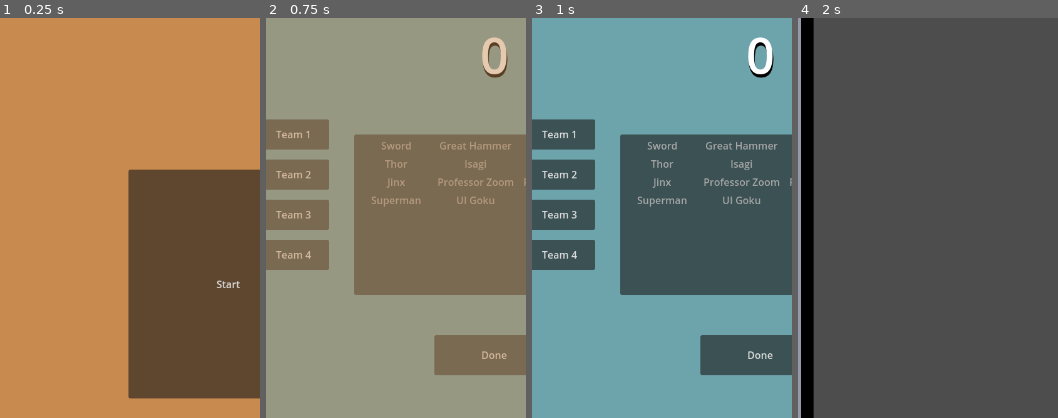
Above: before the commit, frames 1-4 (left to right).
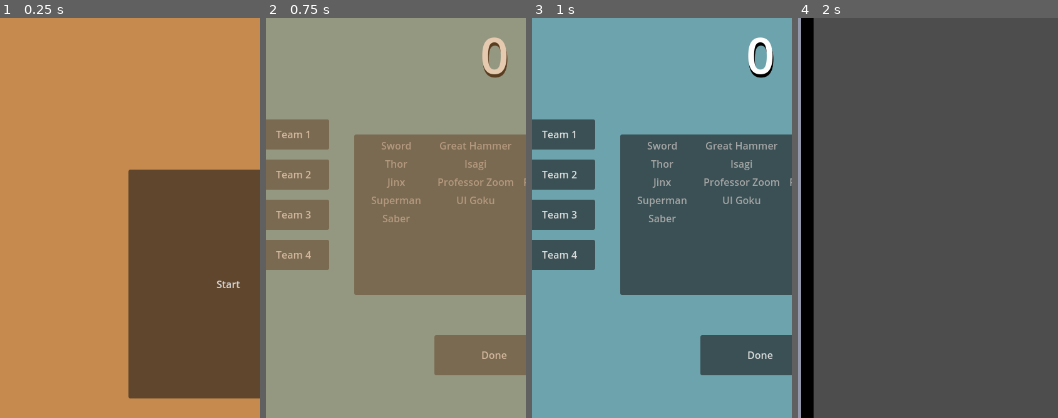
Above: after the commit, the same moments.

Repository: Odeguy/ball-fighting
Game: Godot game, scene res://game_main.tscn
The game is run twice, just before and just after one commit, with the same random seed, the same clock (stepped at 60 frames per second) and the same inputs.
Inputs:
- Up to frame 1 (0.25 s): no input
- Up to frame 2 (0.75 s): click "Start" at 0.5 s
- Up to frame 3 (1 s): no input
- Up to frame 4 (2 s): click "Done" at 1.25 s
The pictures show only the part of the screen within x 6-56%, y 6-56%; the shares and areas given below are measured in that part.

The runs differ from the first frame. In frame 2, less than 0.1% of the frame differs, in the area x 45-56%, y 49-51%; in frame 3, 0.1%; in frame 4, less than 0.1%.

Commit message:
burst series progress 1

Diff:
--- a/ball.tscn
+++ b/ball.tscn
@@ -103,6 +103,8 @@
 theme_override_styles/panel = SubResource("StyleBoxFlat_x8fbi")
 metadata/_edit_use_anchors_ = true
 
+[node name="AudioStreamPlayer2D" type="AudioStreamPlayer2D" parent="RigidBody2D/Sensory Field"]
+
 [node name="AvgDmg" type="Label" parent="."]
 z_index = 4096
 z_as_relative = false
--- a/ball_script.gd
+++ b/ball_script.gd
@@ -21,6 +21,7 @@
 @export var center_force: bool
 @export_enum("time_field", "attack_field", "dodge_field") var field_type: String
 @export var time_factor: int
+@export_enum("blast", "laser", "area") var burst_type: String
 var center: Vector2
 var arena_origin: Vector2
 var arena_size: Vector2
@@ -89,7 +90,7 @@
 func get_velocity_mag() -> int:
 	return $RigidBody2D.linear_velocity.length()
 
-func damage_effect(num: int):
+func damage_effect(num: int) -> void:
 	var effect = RichTextLabel.new()
 	$AudioStreamPlayer2D.stop()
 	$AudioStreamPlayer2D.play()
--- a/balls.json
+++ b/balls.json
@@ -10,5 +10,7 @@
 	"Rebirth Flash": "res://balls/rebirth_flash_ball.tscn",
 	"Superman": "res://balls/superman_ball.tscn",
 	"UI Goku": "res://balls/ui_goku_ball.tscn",
-	"The Enigma": "res://balls/the_enigma_ball.tscn"
+	"The Enigma": "res://balls/the_enigma_ball.tscn",
+
+	"Saber": "res://burst_series/saber_ball.tscn"
 }
--- a/balls/rebirth_flash_ball.tscn
+++ b/balls/rebirth_flash_ball.tscn
@@ -2,7 +2,7 @@
 
 [ext_resource type="PackedScene" uid="uid://vncgfvhdwod8" path="res://ball.tscn" id="1_1u15m"]
 [ext_resource type="AudioStream" uid="uid://cxnutgjeel0i5" path="res://sounds/flash.mp3" id="2_i5rss"]
-[ext_resource type="Shader" uid="uid://b6feltswonh0h" path="res://balls/pulse.gdshader" id="3_i5rss"]
+[ext_resource type="Shader" uid="uid://b6feltswonh0h" path="res://shaders/pulse.gdshader" id="3_i5rss"]
 
 [sub_resource type="ShaderMaterial" id="ShaderMaterial_i5rss"]
 shader = ExtResource("3_i5rss")
--- a/balls/ui_goku_ball.tscn
+++ b/balls/ui_goku_ball.tscn
@@ -3,7 +3,7 @@
 [ext_resource type="PackedScene" uid="uid://vncgfvhdwod8" path="res://ball.tscn" id="1_m65ug"]
 [ext_resource type="AudioStream" uid="uid://bagqclcokcgmp" path="res://sounds/dragon-ball-z-heavy-punch.mp3" id="2_m65ug"]
 [ext_resource type="AudioStream" uid="uid://djenups4e0ead" path="res://sounds/teleport-dbz-sound-effect-made-with-Voicemod.mp3" id="3_fhyl4"]
-[ext_resource type="Shader" uid="uid://b6feltswonh0h" path="res://balls/pulse.gdshader" id="3_h7wsn"]
+[ext_resource type="Shader" uid="uid://b6feltswonh0h" path="res://shaders/pulse.gdshader" id="3_h7wsn"]
 
 [sub_resource type="StyleBoxFlat" id="StyleBoxFlat_qwcmg"]
 resource_local_to_scene = true
@@ -65,5 +65,5 @@
 material = SubResource("ShaderMaterial_h7wsn")
 theme_override_styles/panel = SubResource("StyleBoxFlat_fhyl4")
 
-[node name="AudioStreamPlayer2D" type="AudioStreamPlayer2D" parent="RigidBody2D/Sensory Field" index="2"]
+[node name="AudioStreamPlayer2D" parent="RigidBody2D/Sensory Field" index="2"]
 stream = ExtResource("3_fhyl4")
--- /dev/null
+++ b/burst.tscn
@@ -0,0 +1,28 @@
+[gd_scene load_steps=4 format=3 uid="uid://bl4g66wpb37wv"]
+
+[ext_resource type="Script" uid="uid://bkbbk6vxp3fbl" path="res://burst_script.gd" id="1_27hfr"]
+[ext_resource type="Texture2D" uid="uid://br6i2ra15iid1" path="res://effects/flash-bolt-hi_png.png" id="2_n3e2s"]
+
+[sub_resource type="Environment" id="Environment_n3e2s"]
+background_mode = 3
+glow_enabled = true
+glow_bloom = 1.0
+
+[node name="burst" type="Node2D"]
+script = ExtResource("1_27hfr")
+
+[node name="AreaDetector" type="Area2D" parent="."]
+
+[node name="Particles" type="GPUParticles2D" parent="."]
+
+[node name="TextureRect" type="TextureRect" parent="."]
+offset_left = 8.0
+offset_top = 48.0
+offset_right = 760.0
+offset_bottom = 744.0
+texture = ExtResource("2_n3e2s")
+
+[node name="WorldEnvironment" type="WorldEnvironment" parent="."]
+environment = SubResource("Environment_n3e2s")
+
+[node name="AudioStreamPlayer2D" type="AudioStreamPlayer2D" parent="."]
--- /dev/null
+++ b/burst_ball.tscn
@@ -0,0 +1,159 @@
+[gd_scene load_steps=21 format=3 uid="uid://eaa5byxjqno7"]
+
+[ext_resource type="PackedScene" uid="uid://vncgfvhdwod8" path="res://ball.tscn" id="1_656sk"]
+[ext_resource type="Script" uid="uid://bjv2jjyp3ye32" path="res://burst_ball_script.gd" id="2_qcnfi"]
+[ext_resource type="Shader" uid="uid://cw3umwc13bvty" path="res://shaders/flowing_circles.gdshader" id="3_qcnfi"]
+[ext_resource type="FontFile" uid="uid://dj3iqqjqchyt3" path="res://fonts/Super Squad.otf" id="4_wf8a6"]
+[ext_resource type="Texture2D" uid="uid://cguwf586k5wn1" path="res://particles/offset_glow.png" id="5_dlrde"]
+
+[sub_resource type="StyleBoxFlat" id="StyleBoxFlat_wf8a6"]
+resource_local_to_scene = true
+bg_color = Color(0, 0, 0, 1)
+border_color = Color(0, 0, 0, 1)
+border_blend = true
+corner_radius_top_left = 999
+corner_radius_top_right = 999
+corner_radius_bottom_right = 999
+corner_radius_bottom_left = 999
+
+[sub_resource type="CircleShape2D" id="CircleShape2D_dlrde"]
+resource_local_to_scene = true
+
+[sub_resource type="CanvasItemMaterial" id="CanvasItemMaterial_wo3ve"]
+blend_mode = 1
+
+[sub_resource type="Gradient" id="Gradient_dlrde"]
+colors = PackedColorArray(0.364706, 1, 1, 1, 0.898039, 0.87451, 0, 1)
+
+[sub_resource type="GradientTexture1D" id="GradientTexture1D_wo3ve"]
+gradient = SubResource("Gradient_dlrde")
+
+[sub_resource type="ParticleProcessMaterial" id="ParticleProcessMaterial_0h20u"]
+particle_flag_disable_z = true
+emission_shape_offset = Vector3(0, -50, 0)
+emission_shape = 2
+emission_sphere_radius = 106.95
+initial_velocity_min = -50.0
+initial_velocity_max = 50.0
+angular_velocity_min = -100.0
+angular_velocity_max = 100.0
+orbit_velocity_min = 9.49949e-08
+orbit_velocity_max = 9.49949e-08
+gravity = Vector3(0, -98, 0)
+scale_max = 1.5
+color_ramp = SubResource("GradientTexture1D_wo3ve")
+turbulence_enabled = true
+turbulence_noise_scale = 6.69
+sub_emitter_mode = 1
+sub_emitter_frequency = 4.0
+sub_emitter_keep_velocity = true
+
+[sub_resource type="StyleBoxFlat" id="StyleBoxFlat_656sk"]
+bg_color = Color(0, 0, 0, 1)
+
+[sub_resource type="StyleBoxFlat" id="StyleBoxFlat_qcnfi"]
+bg_color = Color(1, 1, 1, 1)
+
+[sub_resource type="Gradient" id="Gradient_qcnfi"]
+offsets = PackedFloat32Array(0, 0.564706, 1)
+colors = PackedColorArray(1, 0, 0, 1, 0, 1, 0, 1, 0, 0, 1, 1)
+
+[sub_resource type="GradientTexture2D" id="GradientTexture2D_wf8a6"]
+gradient = SubResource("Gradient_qcnfi")
+use_hdr = true
+fill_from = Vector2(0.345455, 0.451515)
+fill_to = Vector2(0.806061, 0.463636)
+
+[sub_resource type="ShaderMaterial" id="ShaderMaterial_wf8a6"]
+shader = ExtResource("3_qcnfi")
+shader_parameter/gradient = SubResource("GradientTexture2D_wf8a6")
+shader_parameter/circle_color = Color(0.898039, 0.87451, 0, 1)
+shader_parameter/circle_multiplier = 10.0
+shader_parameter/speed = 2.0
+shader_parameter/direction = Vector2(1, 1)
+shader_parameter/rotation = Transform2D(1, -1, 1, 1, 0, 0)
+
+[sub_resource type="StyleBoxFlat" id="StyleBoxFlat_dlrde"]
+
+[sub_resource type="Gradient" id="Gradient_wf8a6"]
+
+[sub_resource type="GradientTexture2D" id="GradientTexture2D_dlrde"]
+gradient = SubResource("Gradient_wf8a6")
+fill_from = Vector2(0.387879, 0.554545)
+fill_to = Vector2(0.836364, 0.530303)
+
+[sub_resource type="ShaderMaterial" id="ShaderMaterial_wo3ve"]
+shader = ExtResource("3_qcnfi")
+shader_parameter/gradient = SubResource("GradientTexture2D_dlrde")
+shader_parameter/circle_color = Color(0.364706, 1, 1, 1)
+shader_parameter/circle_multiplier = 10.0
+shader_parameter/speed = 1.0
+shader_parameter/direction = Vector2(1, 1)
+shader_parameter/rotation = Transform2D(1, -1, 1, 1, 0, 0)
+
+[node name="burst_ball" instance=ExtResource("1_656sk")]
+script = ExtResource("2_qcnfi")
+burst_limit = 0
+
+[node name="Face" parent="RigidBody2D" index="1"]
+theme_override_styles/panel = SubResource("StyleBoxFlat_wf8a6")
+
+[node name="CollisionShape2D" parent="RigidBody2D/Sensory Field" index="0"]
+shape = SubResource("CircleShape2D_dlrde")
+
+[node name="Face" parent="RigidBody2D/Sensory Field" index="1"]
+theme_override_styles/panel = SubResource("StyleBoxFlat_wf8a6")
+
+[node name="BurstGlow" type="GPUParticles2D" parent="RigidBody2D" index="6"]
+material = SubResource("CanvasItemMaterial_wo3ve")
+position = Vector2(-1, 0)
+amount = 16
+texture = ExtResource("5_dlrde")
+process_material = SubResource("ParticleProcessMaterial_0h20u")
+
+[node name="MeterBack" type="Panel" parent="AvgDmg" index="0"]
+z_index = -3
+layout_mode = 0
+offset_left = -22.0
+offset_top = 71.5
+offset_right = 171.0
+offset_bottom = 116.5
+theme_override_styles/panel = SubResource("StyleBoxFlat_656sk")
+
+[node name="MeterBack2" type="Panel" parent="AvgDmg" index="1"]
+z_index = -2
+layout_mode = 0
+offset_left = -14.0
+offset_top = 80.0
+offset_right = 162.0
+offset_bottom = 112.0
+theme_override_styles/panel = SubResource("StyleBoxFlat_qcnfi")
+
+[node name="BurstMeter" type="Panel" parent="AvgDmg" index="2"]
+material = SubResource("ShaderMaterial_wf8a6")
+layout_mode = 0
+offset_left = -14.0
+offset_top = 80.0
+offset_right = 162.0
+offset_bottom = 112.0
+theme_override_styles/panel = SubResource("StyleBoxFlat_dlrde")
+
+[node name="BurstMeter2" type="Panel" parent="AvgDmg/BurstMeter" index="0"]
+z_index = -1
+material = SubResource("ShaderMaterial_wo3ve")
+layout_mode = 0
+offset_right = 176.0
+offset_bottom = 32.0
+theme_override_styles/panel = SubResource("StyleBoxFlat_dlrde")
+
+[node name="Label" type="Label" parent="AvgDmg" index="3"]
+z_index = 8
+layout_mode = 0
+offset_left = 27.0
+offset_top = 83.5
+offset_right = 122.0
+offset_bottom = 106.5
+theme_override_colors/font_color = Color(0, 0, 0, 1)
+theme_override_fonts/font = ExtResource("4_wf8a6")
+text = "BURST"
+horizontal_alignment = 1
--- /dev/null
+++ b/burst_ball_script.gd
@@ -0,0 +1,28 @@
+extends Ball
+
+var burst: int
+@export var burst_limit: int
+
+func _ready() -> void:
+	super()
+	reset_burst_meter()
+	$RigidBody2D/BurstGlow.process_material.set_emission_sphere_radius(float(radius))
+
+func damage_effect(num: int) -> void:
+	super(num)
+	increase_burst_meter(num * 100)
+
+func increase_burst_meter(num: int) -> void:
+	if burst == burst_limit: return
+	burst += num
+	if burst > burst_limit: burst = burst_limit
+	$AvgDmg/BurstMeter.scale.x = float(burst) / burst_limit
+	if burst == burst_limit: burst_ready()
+
+func reset_burst_meter() -> void:
+	burst = 0
+	$AvgDmg/BurstMeter.scale.x = 0
+	$RigidBody2D/BurstGlow.hide()
+
+func burst_ready() -> void:
+	$RigidBody2D/BurstGlow.show()
--- /dev/null
+++ b/burst_script.gd
@@ -0,0 +1,12 @@
+extends Node2D
+
+@export var sound_effect: AudioStream
+
+""""
+1. Set area detector shape's collision shape to proper length and width
+2. Wait for Ball detection
+3. Show beam
+4. Show particles
+5. Delay
+6. hide & queue_free
+"""
--- /dev/null
+++ b/burst_series/saber_ball.tscn
@@ -0,0 +1,41 @@
+[gd_scene load_steps=4 format=3 uid="uid://chscjpjd5c4aa"]
+
+[ext_resource type="PackedScene" uid="uid://eaa5byxjqno7" path="res://burst_ball.tscn" id="1_ay6n0"]
+
+[sub_resource type="StyleBoxFlat" id="StyleBoxFlat_dcah1"]
+resource_local_to_scene = true
+bg_color = Color(0, 0, 0, 1)
+border_color = Color(0, 0, 0, 1)
+border_blend = true
+corner_radius_top_left = 999
+corner_radius_top_right = 999
+corner_radius_bottom_right = 999
+corner_radius_bottom_left = 999
+
+[sub_resource type="CircleShape2D" id="CircleShape2D_4yi1t"]
+resource_local_to_scene = true
+
+[node name="saber_ball" instance=ExtResource("1_ay6n0")]
+burst_limit = 100
+color = Color(0.266667, 0.329412, 0.72549, 1)
+border_color = Color(0.678431, 0.737255, 0.827451, 1)
+health_color = Color(0.952941, 0.831373, 0.494118, 1)
+radius = 40
+lin_accel = 8
+lin_speed = 4
+health = 135
+attack = 5
+burst_type = "blast"
+
+[node name="Face" parent="RigidBody2D" index="1"]
+theme_override_styles/panel = SubResource("StyleBoxFlat_dcah1")
+
+[node name="CollisionShape2D" parent="RigidBody2D/Sensory Field" index="0"]
+shape = SubResource("CircleShape2D_4yi1t")
+
+[node name="Face" parent="RigidBody2D/Sensory Field" index="1"]
+theme_override_styles/panel = SubResource("StyleBoxFlat_dcah1")
+
+[node name="BurstGlow" parent="RigidBody2D" index="6"]
+amount = 8
+lifetime = 0.05
--- /dev/null
+++ b/cut_in.tscn
@@ -0,0 +1,35 @@
+[gd_scene load_steps=3 format=3 uid="uid://b6gvoxlmaa3ly"]
+
+[ext_resource type="Script" uid="uid://c7pr875rr4a08" path="res://cut_in_script.gd" id="1_gdngp"]
+
+[sub_resource type="PlaceholderTexture2D" id="PlaceholderTexture2D_s2h6w"]
+
+[node name="Cut In" type="Node2D"]
+script = ExtResource("1_gdngp")
+
+[node name="AudioStreamPlayer2D" type="AudioStreamPlayer2D" parent="."]
+
+[node name="Overlay" type="ColorRect" parent="."]
+offset_right = 832.0
+offset_bottom = 1280.0
+color = Color(0, 0, 0, 0)
+
+[node name="Border" type="ColorRect" parent="."]
+offset_left = -832.0
+offset_top = 360.0
+offset_bottom = 584.0
+
+[node name="Poster" type="TextureRect" parent="."]
+offset_left = -832.0
+offset_top = 368.0
+offset_bottom = 576.0
+texture = SubResource("PlaceholderTexture2D_s2h6w")
+
+[node name="Label" type="Label" parent="."]
+offset_left = -768.0
+offset_top = 448.0
+offset_right = -576.0
+offset_bottom = 512.0
+text = "placeholder"
+horizontal_alignment = 1
+vertical_alignment = 1
--- /dev/null
+++ b/cut_in_script.gd
@@ -0,0 +1,14 @@
+extends Node2D
+
+@export var image: Texture2D
+@export var sound_effect: AudioStream
+@export var voice_line: AudioStream
+
+""""
+Init. Set label text, image texture, voice line, and sound effect
+1. Quickly modulate overlay to ~.3
+2. Play sound_effect
+4. Quickly move the border, label, and texture rect to the center in sync
+4. Play voice_line
+5. hide & queue_free() self
+"""
--- a/game_main.tscn
+++ b/game_main.tscn
@@ -1,11 +1,21 @@
-[gd_scene load_steps=4 format=3 uid="uid://pettia8r56cq"]
+[gd_scene load_steps=5 format=3 uid="uid://pettia8r56cq"]
 
 [ext_resource type="Script" uid="uid://42r8id8sgk6o" path="res://game_main_script.gd" id="1_r2uep"]
 [ext_resource type="PackedScene" uid="uid://dlbkv65emj76" path="res://main_menu.tscn" id="2_3ticj"]
 [ext_resource type="PackedScene" uid="uid://cod0lxjttge88" path="res://selection_screen.tscn" id="3_lbacn"]
+
+[sub_resource type="Environment" id="Environment_3ticj"]
+background_mode = 3
+glow_enabled = true
+glow_intensity = 1.2
+glow_strength = 0.8
+glow_blend_mode = 0
 
 [node name="game_main" type="Node2D"]
 script = ExtResource("1_r2uep")
 main_menu_scene = ExtResource("2_3ticj")
 selection_screen = ExtResource("3_lbacn")
 battle_scene = ExtResource("2_3ticj")
+
+[node name="WorldEnvironment" type="WorldEnvironment" parent="."]
+environment = SubResource("Environment_3ticj")
--- a/project.godot
+++ b/project.godot
@@ -21,7 +21,7 @@
 
 [editor]
 
-movie_writer/movie_file="C:/Users/lereo/OneDrive/Documents/ball-fighting/videos/video.avi"
+movie_writer/movie_file="C:/Users/lereo/OneDrive/Documents/ball-fighting/video/video.avi"
 
 [physics]
 
@@ -30,3 +30,4 @@
 [rendering]
 
 renderer/rendering_method="mobile"
+viewport/hdr_2d=true
--- /dev/null
+++ b/shaders/custom_ball.gdshader
@@ -0,0 +1,191 @@
+shader_type canvas_item;
+
+group_uniforms Basics;
+uniform float radius: hint_range(0.0, 2.0, 0.001) = 0.1;
+uniform float blur: hint_range(-1.0, 1.0, 0.0001) = 0.0001;
+uniform vec2 position;
+uniform mediump float ratio = 1.7066;
+uniform vec2 tiling = vec2(0.0, 0.0);
+
+group_uniforms Animations.Ellipse;
+uniform float ellipseRadius: hint_range(-1.0, 1.0, 0.001) = 0.0;
+uniform mediump float ellipseSpeed = 1.0;
+
+group_uniforms Animations.Size;
+uniform mediump float shrink;
+uniform mediump float enlarge;
+
+group_uniforms Animations.Colors;
+uniform mediump float bounceColor;
+uniform mediump float hitColor;
+uniform float colorRadius: hint_range(0.0, 1.0, 0.001) = 0.0;
+uniform int bounceFrom: hint_enum("None", "Red", "Green", "Blue", "Transparency") = 0;
+uniform int noBounceFrom: hint_enum("None", "Red", "Green", "Blue", "Transparency") = 0;
+uniform int hitFrom: hint_enum("None", "Red", "Green", "Blue", "Transparency") = 0;
+uniform int radialColor: hint_enum("None", "Red", "Green", "Blue") = 0;
+
+group_uniforms Animations.StripedColors;
+uniform float frequency = 5.0;
+uniform float sineSpeed = 5.0;
+uniform bool intermittentColor = false;
+uniform vec4 color1: source_color = vec4(1.0);
+uniform vec4 color2: source_color;
+uniform float innerColor: hint_range(0.1, 10.0) = 1.0;
+
+group_uniforms Animations.Movement;
+uniform mediump float speedX;
+uniform mediump float amplitudeX = 0.1;
+uniform mediump float speedY;
+uniform mediump float amplitudeY = 0.1;
+uniform mediump float wululu;
+uniform mediump float delay;
+uniform bool dropEffect;
+
+group_uniforms Animations.Blur;
+uniform mediump float breathe;
+uniform mediump float heartbeat;
+uniform bool limit;
+
+group_uniforms Star;
+uniform bool useStar = false;
+uniform int starPoints : hint_range(3, 20) = 5;
+uniform float starRotation = 0.95;
+uniform float rotationSpeed = 0.0;
+uniform float sharpness = 1.0;
+
+//////////////////////////////////////////////////
+// === FUNCTIONS ===============================
+//////////////////////////////////////////////////
+
+float circle(vec2 uv, float radiusVar, float blurEffect) {
+    float distance = length(uv);
+    float circumference = smoothstep(
+        radiusVar,
+        radiusVar + clamp(blurEffect, limit ? 0.0 : -1.0, 1.0),
+        distance
+    );
+    return 1.0 - circumference;
+}
+
+float polarStar(in vec2 p) {
+    float pi_n = PI / float(starPoints);
+    float m2 = mod(atan(p.y, p.x) / pi_n + 1.0, 2.0);
+    float adjust = -sharpness;
+    return length(p) * cos((pi_n * adjust) * (m2 - 4.0 * step(1.0, m2) + 1.0)) - 1.0;
+}
+
+//////////////////////////////////////////////////
+// === FRAGMENT ================================
+//////////////////////////////////////////////////
+
+void fragment() {
+    vec2 uv = (UV - 0.5) * (2.0 + tiling);
+    uv.x *= ratio;
+    vec2 p = position / 100.0;
+
+    float ss = shrink == 0.0 ? 1.0 : sin(TIME * shrink);
+    float ts = enlarge == 0.0 ? 1.0 : tan(TIME * enlarge);
+    float sc = sin(TIME * bounceColor);
+    float tc = tan(TIME * hitColor);
+    float sineB = breathe == 0.0 ? 0.0 : sin(TIME * breathe);
+    float tanB = heartbeat == 0.0 ? 1.0 : sin(TIME * heartbeat);
+    float sp2 = wululu == 0.0 ? 1.0 : sin(TIME * wululu);
+
+    float animatedRadius = radius * ss * ts;
+    float animatedBlur = (blur + sineB) * tanB;
+
+    float angle = TIME * ellipseSpeed - delay;
+    vec2 offset = vec2(cos(angle), sin(angle)) * ellipseRadius;
+    vec2 offsetColor = vec2(cos(angle), sin(angle)) * colorRadius;
+
+    vec2 animatedPosition = vec2(
+        sin(speedX * (TIME - delay)) * amplitudeX,
+        sin(speedY * (TIME - delay)) * amplitudeY
+    );
+    if (dropEffect) {
+        animatedPosition = vec2(
+            tan(speedX * (TIME - delay)) * amplitudeX,
+            tan(speedY * (TIME - delay)) * amplitudeY
+        );
+    }
+
+    vec2 base_uv = uv + offset + p + animatedPosition * sp2;
+
+    float totalRotation = starRotation + TIME * rotationSpeed;
+    mat2 rotationMatrix = mat2(vec2(cos(totalRotation), -sin(totalRotation)), vec2(sin(totalRotation), cos(totalRotation)));
+
+    float c03;
+    if (useStar) {
+        vec2 rotated_uv = rotationMatrix * base_uv / animatedRadius;
+        c03 = 1.0 - smoothstep(
+            1.0,
+            1.0 + clamp(animatedBlur, limit ? 0.0 : -1.0, 1.0),
+            abs(polarStar(rotated_uv))
+        );
+    } else {
+        c03 = circle(base_uv, animatedRadius, animatedBlur);
+    }
+
+    vec4 Sine[5] = {
+        vec4(0.0),
+        vec4(float(sc), 0.0, 0.0, 0.0),
+        vec4(0.0, float(sc), 0.0, 0.0),
+        vec4(0.0, 0.0, float(sc), 0.0),
+        vec4(0.0, 0.0, 0.0, float(sc))
+    };
+
+    vec4 Cosine[5] = {
+        vec4(0.0),
+        vec4(float(-sc), 0.0, 0.0, 0.0),
+        vec4(0.0, float(-sc), 0.0, 0.0),
+        vec4(0.0, 0.0, float(-sc), 0.0),
+        vec4(0.0, 0.0, 0.0, float(-sc))
+    };
+
+    vec4 Tangent[5] = {
+        vec4(0.0),
+        vec4(float(tc), 0.0, 0.0, 0.0),
+        vec4(0.0, float(tc), 0.0, 0.0),
+        vec4(0.0, 0.0, float(tc), 0.0),
+        vec4(0.0, 0.0, 0.0, float(tc))
+    };
+
+    vec4 Radial[4] = {
+        vec4(0.0),
+        vec4(offsetColor, 0.0, 0.0),
+        vec4(0.0, offsetColor, 0.0),
+        vec4(0.0, 0.0, offsetColor)
+    };
+
+    vec3 CrazyColors = Sine[bounceFrom].rgb + Cosine[noBounceFrom].rgb + Tangent[hitFrom].rgb + Radial[radialColor].rgb;
+    float Transparencies = Sine[bounceFrom].a + Cosine[noBounceFrom].a + Tangent[hitFrom].a;
+
+    // === INNER PATTERN WITH ALPHA FROM COLOR1 and COLOR2 ===
+    vec2 uv_pattern = rotationMatrix * base_uv / animatedRadius;
+    float pattern_value = useStar ? polarStar(uv_pattern) : length(uv_pattern);
+    float d = sin(pattern_value * frequency + TIME * sineSpeed) / 10.0;
+    d = smoothstep(0.0, 0.0, d);
+
+    float clip = useStar
+        ? polarStar(uv_pattern * innerColor)
+        : length(uv_pattern * innerColor) - 1.0;
+
+    clip = smoothstep(1.0, 1.0, clip);
+    d -= clip;
+
+    // Here color1.a and color2.a are used
+    vec4 white_col = vec4(color1.rgb * d, color1.a * d);
+    vec4 black_col = vec4(color2.rgb * (1.0 - (d + clip)), color2.a * (1.0 - (d + clip)));
+    vec4 decorative = intermittentColor ? (white_col + black_col) : vec4(0.0);
+
+    // === FINAL COLOR ===
+    vec4 finalColor = vec4(COLOR.rgb + CrazyColors, (COLOR.a + Transparencies) * c03);
+    if (intermittentColor) {
+        finalColor.rgb = mix(finalColor.rgb, decorative.rgb, c03);
+        finalColor.a = mix(finalColor.a, decorative.a, c03);
+    } else {
+        finalColor.a *= c03;
+    }
+
+    COLOR = finalColor;
+}
--- /dev/null
+++ b/shaders/flowing_circles.gdshader
@@ -0,0 +1,23 @@
+shader_type canvas_item;
+
+uniform sampler2D gradient;
+uniform vec4 circle_color : source_color = vec4(1.0,1.0,1.0,1.0);
+uniform float circle_multiplier = 10.0;
+uniform float speed = 1.0;
+uniform vec2 direction = vec2(1.0,1.0);
+uniform mat2 rotation = mat2(vec2(1.0,1.0), vec2(-1.0,1.0));
+
+void fragment() {
+	vec2 direction_norm = normalize(direction);
+	vec2 uv = UV;
+	vec2 uv_deriv = fwidthFine(uv);
+	float aspect_ratio = uv_deriv.y / uv_deriv.x;
+	uv.x *= aspect_ratio;
+	vec2 tiled_UV = rotation * (uv * circle_multiplier - direction_norm * TIME * speed);
+	vec2 local_uv = fract(tiled_UV);
+	vec2 center = vec2(0.5);
+	float dist = distance(local_uv, center);
+	float radius = texture(gradient, UV).r;
+	float circle_alpha = 1.0 - step(radius, dist);
+	COLOR = circle_color * vec4(circle_alpha);
+}
--- /dev/null
+++ b/shaders/glow.gdshader
@@ -0,0 +1,8 @@
+shader_type canvas_item;
+
+uniform vec4 glow_color : source_color = vec4(1.0, 0.9, 0.3, 1.0);
+uniform float intensity = 1.0; // needs to be >1.0 to trigger glow
+
+void fragment() {
+    COLOR = glow_color * intensity;
+}
Not shown: 1 places in ball.tscn that only renumber resources
Not shown, added: burst_ball_script.gd.uid
Not shown, added: burst_script.gd.uid
Not shown, added: cut_in_script.gd.uid
Not shown, added: export_presets.cfg
Binary file added: particles/offset_glow.png
Not shown, added: particles/offset_glow.png.import
Not shown, added: shaders/custom_ball.gdshader.uid
Not shown, added: shaders/flowing_circles.gdshader.uid
Not shown, added: shaders/glow.gdshader.uid
Renamed: balls/pulse.gdshader -> shaders/pulse.gdshader
Renamed: balls/pulse.gdshader.uid -> shaders/pulse.gdshader.uid
(and 1 more such lines)
